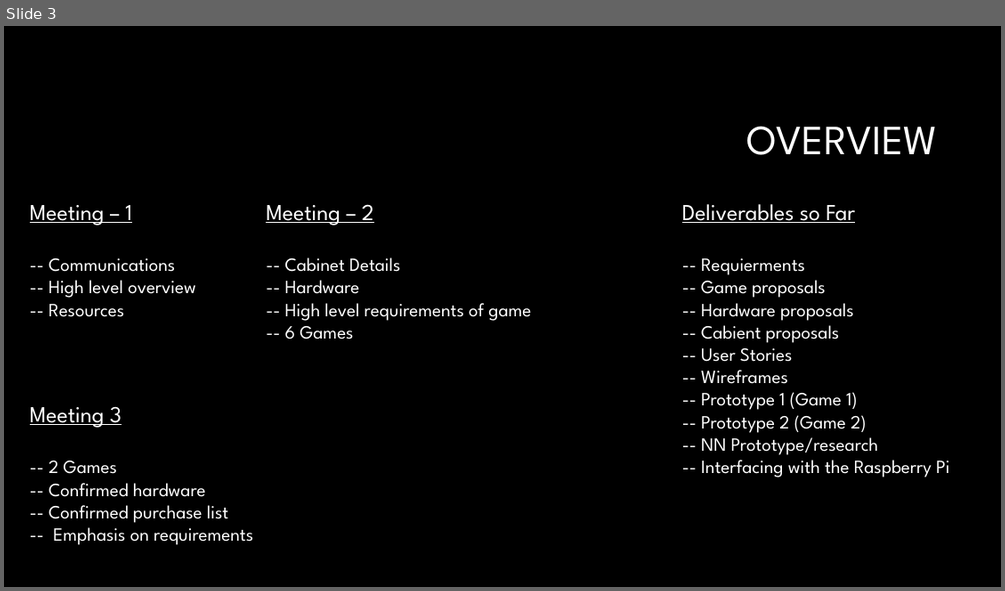
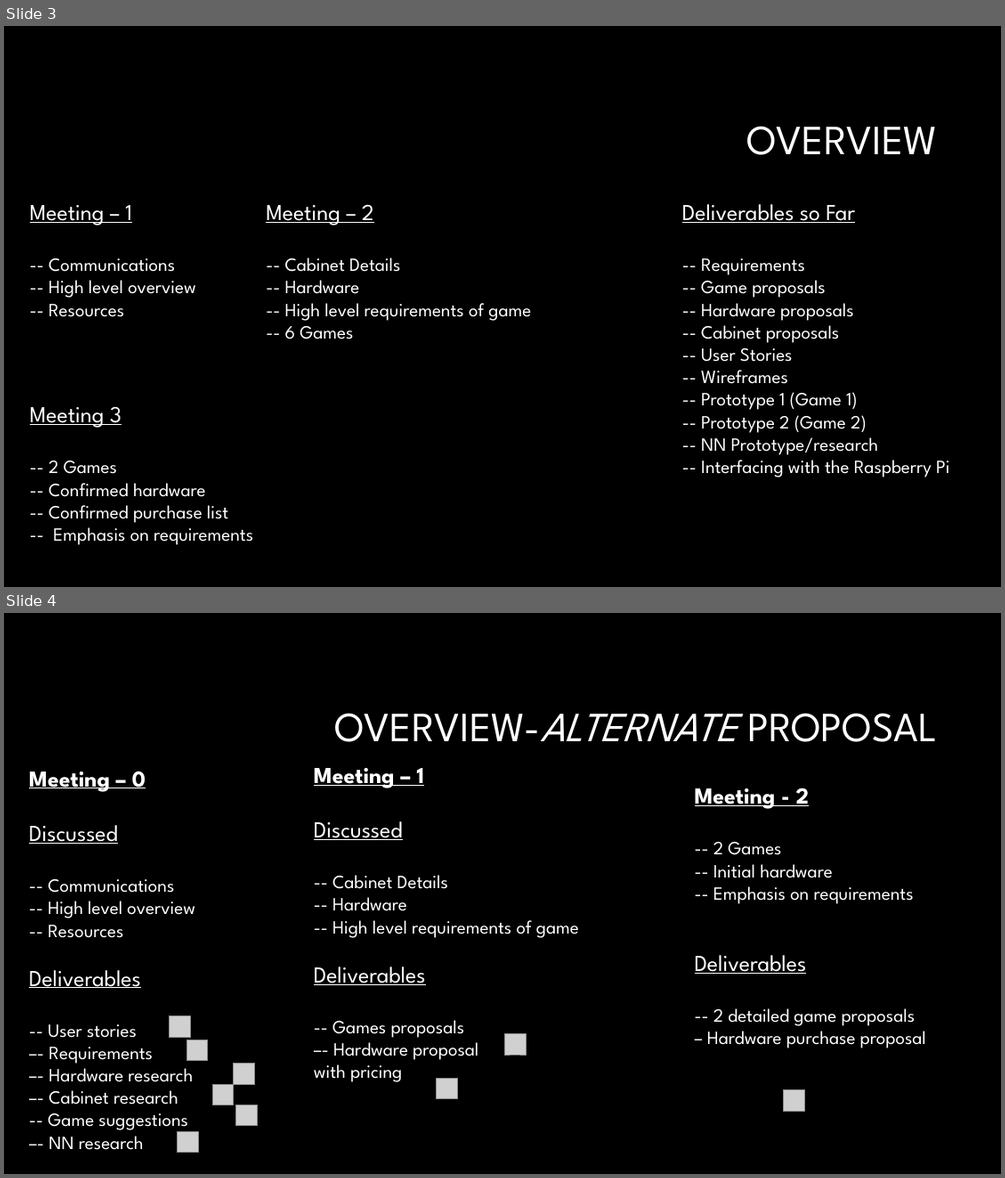
Before and after one commit to Craft-Prospect/Super-FLI, a slide deck: CustomerFiles/Demo_Docs/demo1_test.pptx. Shown one above the other, each under a label of ours: slide 3 before the commit, slides 3 and 4 after it. The pictures are 1005x591 and 1005x1178 pixels, drawn with LibreOffice and Linux fonts; fonts in the diff are those of the drawing; grey boxes stand for pictures; background and template pictures are left out. Boxes give left, top, right and bottom in pixels: in the first picture for what was removed or moved away, otherwise in the second. Text is boxed around its words. In the diff, an @@ line names an element or a change of style, - is before the commit and + after.

```diff
--- a/CustomerFiles/Demo_Docs/demo1_test.pptx
+++ b/CustomerFiles/Demo_Docs/demo1_test.pptx
@@ slide 4 added at bbox=[4, 613, 1001, 1174], background #000000 @@
@@ text added at bbox=[335, 713, 938, 742], 40 pt, text #FFFFFF @@
+OVERVIEW-ALTERNATE PROPOSAL
@@ text added at bbox=[29, 771, 195, 1150], 18 pt, text #FFFFFF @@
+Meeting – 0
+Discussed
+-- Communications
+-- High level overview
+-- Resources
+Deliverables
+-- User stories
+–- Requirements
+–- Hardware research
+–- Cabinet research
+-- Game suggestions
+–- NN research
@@ text added at bbox=[314, 768, 579, 1082], 18 pt, text #FFFFFF @@
+Meeting – 1
+Discussed
+-- Cabinet Details
+-- Hardware
+-- High level requirements of game
+Deliverables
+-- Games proposals
+–- Hardware proposal
+with pricing
@@ text added at bbox=[695, 787, 926, 1048], 18 pt, text #FFFFFF @@
+Meeting - 2
+-- 2 Games
+-- Initial hardware
+-- Emphasis on requirements
+Deliverables
+-- 2 detailed game proposals
+– Hardware purchase proposal
@@ picture added at bbox=[169, 1016, 189, 1037] @@
@@ picture added at bbox=[504, 1034, 526, 1055] @@
@@ picture added at bbox=[186, 1040, 208, 1061] @@
@@ picture added at bbox=[234, 1063, 254, 1084] @@
@@ picture added at bbox=[212, 1084, 234, 1105] @@
@@ picture added at bbox=[437, 1078, 457, 1099] @@
@@ picture added at bbox=[783, 1090, 804, 1111] @@
@@ picture added at bbox=[235, 1105, 257, 1126] @@
@@ picture added at bbox=[177, 1131, 198, 1152] @@
@@ slide 3 changed as well @@
@@ text at bbox=[701, 258, 805, 275]: text changed @@
--- Requierments
+-- Requirements
@@ text at bbox=[701, 320, 840, 343]: text changed @@
--- Cabient proposals
+-- Cabinet proposals
```
Also in this commit, not shown: 2 other slides changed, 1 other slide added, 1 slide removed.
